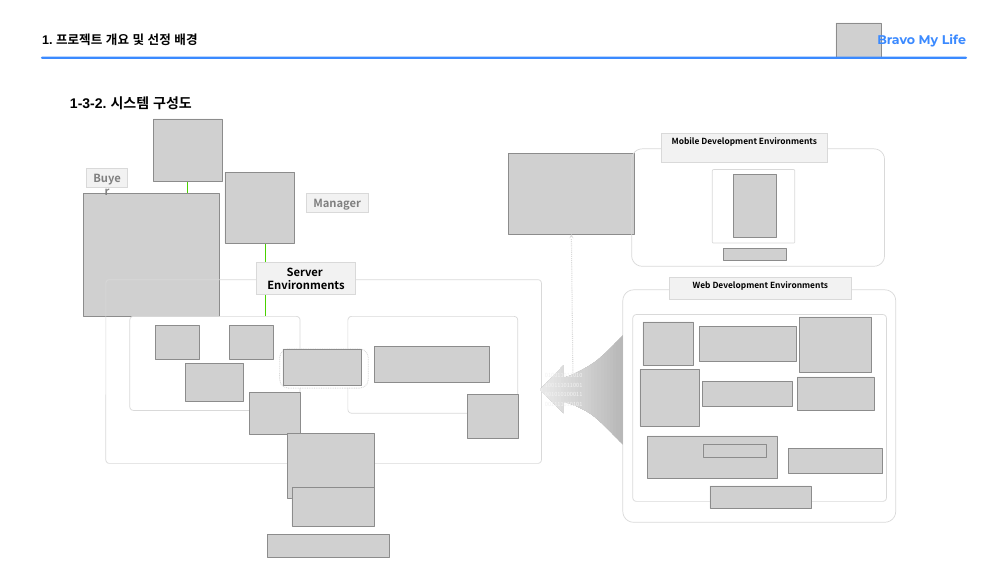
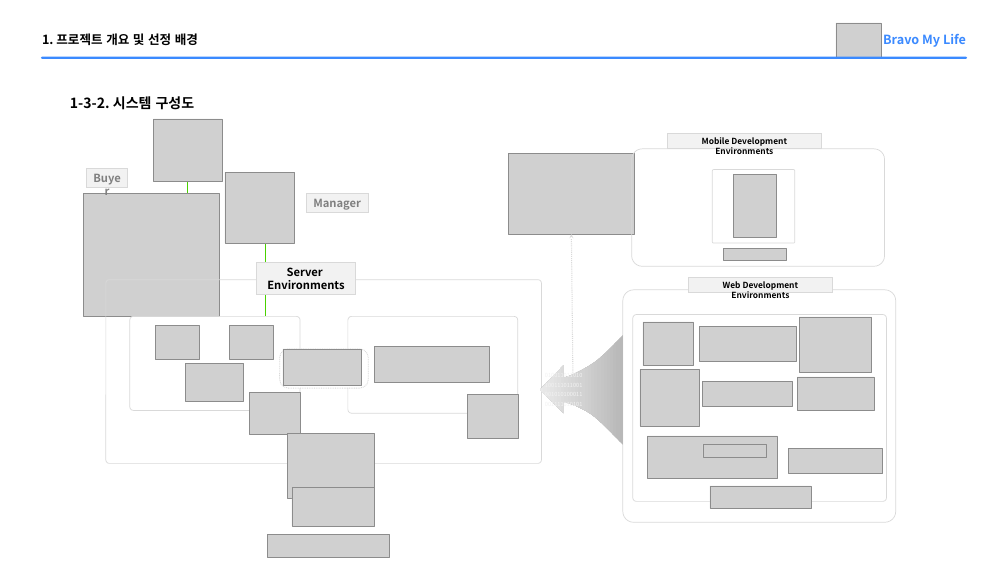
Before and after one commit to Parkjisoo00/ecommerce.saturn, a slide deck: slide 9 of resource/10.prepare/Saturn 미완성.pptx. Drawn at 1008x567 pixels with LibreOffice and Linux fonts; fonts in the diff are those of the drawing; grey boxes stand for pictures. Boxes give left, top, right and bottom in pixels: in the first picture for what was removed or moved away, otherwise in the second. Text is boxed around its words. In the diff, an @@ line names an element or a change of style, - is before the commit and + after.

```diff
--- a/resource/10.prepare/Saturn 미완성.pptx
+++ b/resource/10.prepare/Saturn 미완성.pptx
@@ text "1. 프로젝트 개요 및 선정 ..." at (42,33,198,45): font Arial to Noto Sans CJK KR @@
@@ text "Bravo My Life" at (883,34,966,47): font Montserrat to Noto Sans CJK KR @@
@@ text "1-3-2. 시스템 구성도" at (70,96,195,110): font Arial to Noto Sans CJK KR @@
@@ rectangle "Mobile Development Environments": place and size @@
-rectangle "Mobile Development Environments" at (661,134,828,162)
+rectangle "Mobile Development Environments" at (668,134,821,149)
@@ rectangle "Web Development Environments": place and size @@
-rectangle "Web Development Environments" at (670,278,851,299)
+rectangle "Web Development Environments" at (688,278,832,293)
```
Also in this commit, not shown: 23 other slides changed, 7 slides added, 3 other files.
